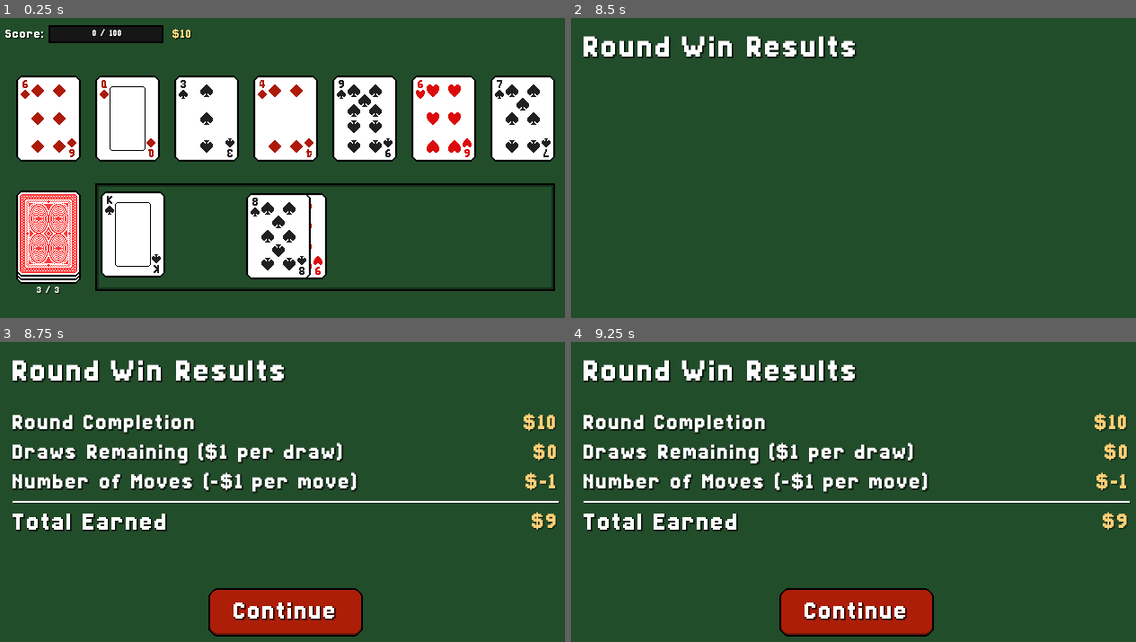
Above: before the commit, frames 1-4 (two rows, left to right).
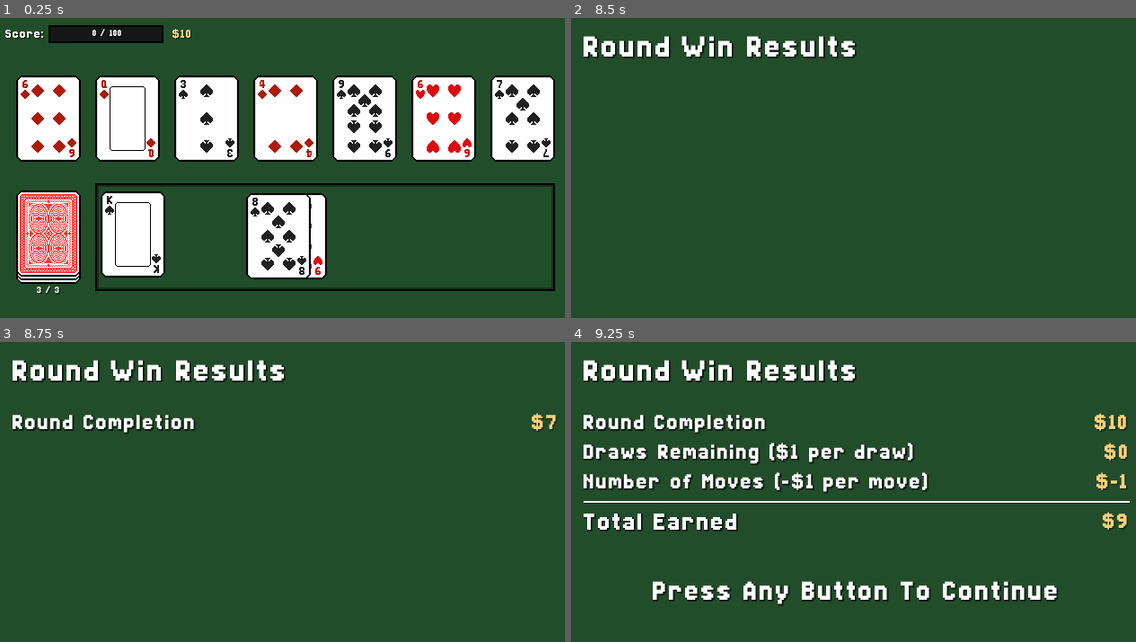
Above: after the commit, the same moments.

Repository: AyyBee123/Oristaile
Game: Godot game, scene res://Scenes/encounter.tscn
Same seed, same stepped clock (60 frames per second), same inputs: the game is played once before the commit and once after it.
Inputs (mouse positions are in pixels of both pictures, inside the frame that each line leads up to):
- Up to frame 1 (0.25 s): no input
- Up to frame 2 (8.5 s): click "3 / 3" at 0.5 s; click "2 / 3" at 1.25 s; click "1 / 3" at 2 s; click "0 / 3" at 2.75 s; click "0 / 3" at 3.5 s; click "0 / 3" at 4.25 s; tap Enter at 5, 7.25 s; drag from (712, 237) to (915, 108) at 5.02 s; drag from (734, 237) to (825, 243) at 5.77 s; tap Space at 6.5 s; move the mouse to (757, 237) at 6.52 s; press the mouse at (757, 237) at 6.53 s; release the mouse at (757, 237) at 7.25 s; drag from (785, 237) to (684, 132) at 7.27 s; move the mouse to (1028, 228) at 8.02 s; press the mouse at (1028, 228) at 8.03 s
- Up to frame 3 (8.75 s): tap Escape (pause, bound only after the commit) at 8.65 s
- Up to frame 4 (9.25 s): release the mouse at (1028, 552) at 8.75 s; click (859, 612) at 8.75 s, where only the run before the commit has a clickable "Continue"

Frames 1-2 are identical in both runs. In frame 3, 11% of the frame differs, in the area x 2-100%, y 23-99%; in frame 4, 6.3%.

Commit message:
replaced continue button with prompt

Diff:
--- a/Scenes/encounter.tscn
+++ b/Scenes/encounter.tscn
@@ -10,20 +10,6 @@
 [ext_resource type="Texture2D" uid="uid://8s4q061hfurn" path="res://Assets/Sprites/Cards/Back/Back Highlight.png" id="6_pswyi"]
 [ext_resource type="Texture2D" uid="uid://cyf67b203j626" path="res://Assets/Sprites/Misc/Progress Bar.png" id="7_42tis"]
 [ext_resource type="Texture2D" uid="uid://byhc55r1o36yl" path="res://Assets/Sprites/Misc/Progress Bar Fill.png" id="8_pswyi"]
-[ext_resource type="Texture2D" uid="uid://cxuuf8h5yjg8h" path="res://Assets/Sprites/Misc/Button.png" id="11_4vfm1"]
-[ext_resource type="Texture2D" uid="uid://ld60syvg1sys" path="res://Assets/Sprites/Misc/Button Pressed.png" id="12_t6s0h"]
-[ext_resource type="Script" uid="uid://byyll0mxrmhd8" path="res://Scripts/pressed_button_move_label.gd" id="13_t6s0h"]
-
-[sub_resource type="StyleBoxTexture" id="StyleBoxTexture_pswyi"]
-texture = ExtResource("11_4vfm1")
-
-[sub_resource type="StyleBoxTexture" id="StyleBoxTexture_6b75a"]
-texture = ExtResource("12_t6s0h")
-
-[sub_resource type="StyleBoxTexture" id="StyleBoxTexture_4vfm1"]
-texture = ExtResource("11_4vfm1")
-
-[sub_resource type="StyleBoxEmpty" id="StyleBoxEmpty_t6s0h"]
 
 [node name="Encounter" type="CanvasLayer" unique_id=1945341202]
 script = ExtResource("1_wwxys")
@@ -369,7 +355,7 @@
 offset_left = -304.0
 offset_top = -126.12001
 offset_right = 304.0
-offset_bottom = 75.87999
+offset_bottom = 138.87999
 theme_override_constants/separation = 8
 
 [node name="WinContainer" type="HBoxContainer" parent="WinControl/CoinsEarnedContainer" unique_id=803176876]
@@ -460,6 +446,7 @@
 unique_name_in_owner = true
 custom_minimum_size = Vector2(0, 2)
 layout_mode = 2
+mouse_filter = 2
 
 [node name="Shadow" type="ColorRect" parent="WinControl/CoinsEarnedContainer/SpacingLine" unique_id=1141653165]
 z_index = -1
@@ -499,54 +486,27 @@
 horizontal_alignment = 2
 vertical_alignment = 1
 
-[node name="ContinueButton" type="Button" parent="WinControl" unique_id=897450518]
-unique_name_in_owner = true
-layout_mode = 1
-anchors_preset = -1
-anchor_left = 0.5
-anchor_top = 0.836
-anchor_right = 0.5
-anchor_bottom = 0.836
-offset_left = -86.0
-offset_top = -26.960022
-offset_right = 86.0
-offset_bottom = 27.039978
-grow_horizontal = 2
-grow_vertical = 0
-focus_neighbor_left = NodePath(".")
-focus_neighbor_top = NodePath(".")
-focus_neighbor_right = NodePath(".")
-focus_neighbor_bottom = NodePath(".")
-focus_next = NodePath(".")
-focus_previous = NodePath(".")
-theme_override_fonts/font = ExtResource("6_askxb")
-theme_override_font_sizes/font_size = 32
-theme_override_styles/normal = SubResource("StyleBoxTexture_pswyi")
-theme_override_styles/pressed = SubResource("StyleBoxTexture_6b75a")
-theme_override_styles/hover = SubResource("StyleBoxTexture_4vfm1")
-theme_override_styles/focus = SubResource("StyleBoxEmpty_t6s0h")
-
-[node name="Label" type="Label" parent="WinControl/ContinueButton" unique_id=23650188]
-layout_mode = 1
-anchors_preset = -1
-anchor_right = 1.0
-anchor_bottom = 0.96000004
-offset_bottom = 0.15999603
-grow_horizontal = 2
-grow_vertical = 2
+[node name="Empty Space" type="ColorRect" parent="WinControl/CoinsEarnedContainer" unique_id=1149809907]
+unique_name_in_owner = true
+custom_minimum_size = Vector2(0, 32)
+custom_maximum_size = Vector2(-1, 32)
+layout_mode = 2
+mouse_filter = 2
+color = Color(1, 1, 1, 0)
+
+[node name="ContinueLabel" type="Label" parent="WinControl/CoinsEarnedContainer" unique_id=1538893254]
+unique_name_in_owner = true
+layout_mode = 2
 size_flags_horizontal = 3
 theme_override_colors/font_shadow_color = Color(0, 0, 0, 0.5019608)
 theme_override_constants/shadow_offset_x = 1
 theme_override_constants/shadow_offset_y = 1
 theme_override_constants/shadow_outline_size = 4
 theme_override_fonts/font = ExtResource("6_askxb")
-theme_override_font_sizes/font_size = 32
-text = "Continue"
+theme_override_font_sizes/font_size = 36
+text = "Press Any Button To Continue"
 horizontal_alignment = 1
 vertical_alignment = 1
-script = ExtResource("13_t6s0h")
-relative_pressed_move = Vector2(0, -2)
 
 [connection signal="mouse_entered" from="EncounterControl/DeckContainer/DeckPanel" to="EncounterControl/DeckContainer/DeckPanel" method="_on_mouse_entered"]
 [connection signal="mouse_exited" from="EncounterControl/DeckContainer/DeckPanel" to="EncounterControl/DeckContainer/DeckPanel" method="_on_mouse_exited"]
-[connection signal="pressed" from="WinControl/ContinueButton" to="." method="_on_continue_button_pressed"]
--- a/Scripts/Game/encounter.gd
+++ b/Scripts/Game/encounter.gd
@@ -14,7 +14,8 @@
 @onready var coins_earned_container: VBoxContainer = %CoinsEarnedContainer
 @onready var spacing_line: ColorRect = %SpacingLine
 @onready var total_container: HBoxContainer = %TotalContainer
-@onready var continue_button: Button = %ContinueButton
+@onready var empty_space: ColorRect = %"Empty Space"
+@onready var continue_label: Label = %ContinueLabel
 
 const CARD_SPACING: float = 36.0
 const DRAW_BUFFER: float = 0.1
@@ -27,6 +28,7 @@
 var held_card: Card = null
 var draw_is_on_cooldown: bool = false
 var has_won: bool = false
+var can_continue: bool = false
 
 var current_points: float = 0.0
 var current_draws: int
@@ -270,10 +272,9 @@
 
 	for i in coins_earned_container.get_children():
 		i.visible = false
-		if i == spacing_line or i == total_container:
+		if i == spacing_line or i == total_container or i == empty_space or i == continue_label:
 			continue
 		containers.append(i)
-	continue_button.visible = false
 
 	var total_money_earned: int = money_on_win + current_draws + max(-money_on_win, -moves)
 
@@ -299,18 +300,21 @@
 	win_tween.tween_method(func(value: float): total_container.get_node("MoneyLabel").text = "$%d" % int(value), 0.0, float(total_money_earned), 1.0).set_ease(Tween.EASE_OUT).set_trans(Tween.TRANS_QUAD)
 
 	win_tween.tween_callback(func():
-		continue_button.visible = true
-		continue_button.grab_focus()
+		empty_space.visible = true
+		continue_label.visible = true
+		can_continue = true
 	)
 
 
 func _input(event: InputEvent) -> void:
-	if event is InputEventMouseButton or event is InputEventKey or event is InputEventJoypadButton:
+	if event.is_action_pressed("pause"):
+		pass
+	elif event is InputEventMouseButton or event is InputEventKey or event is InputEventJoypadButton:
 		if event.pressed and win_tween and win_tween.is_running() and can_skip_tween:
 			can_skip_tween = false
 			win_tween.custom_step(INF)
 			get_viewport().set_input_as_handled()
-
-
-func _on_continue_button_pressed() -> void:
-	pass # Replace with function body.
+		elif event.pressed and can_continue:
+			print("hi")
+			can_continue = false
+			get_viewport().set_input_as_handled()
--- a/project.godot
+++ b/project.godot
@@ -47,6 +47,12 @@
 "events": [Object(InputEventMouseButton,"resource_local_to_scene":false,"resource_name":"","device":-1,"window_id":0,"a …(258 unchanged characters)…
 ]
 }
+pause={
+"deadzone": 0.2,
+"events": [Object(InputEventKey,"resource_local_to_scene":false,"resource_name":"","device":-1,"window_id":0,"alt_pressed":false,"shift_pressed":false,"ctrl_pressed":false,"meta_pressed":false,"pressed":false,"keycode":0,"physical_keycode":4194305,"key_label":0,"unicode":0,"location":0,"echo":false,"script":null)
+, Object(InputEventJoypadButton,"resource_local_to_scene":false,"resource_name":"","device":-1,"button_index":6,"pressure":0.0,"pressed":false,"script":null)
+]
+}
 
 [physics]
 
